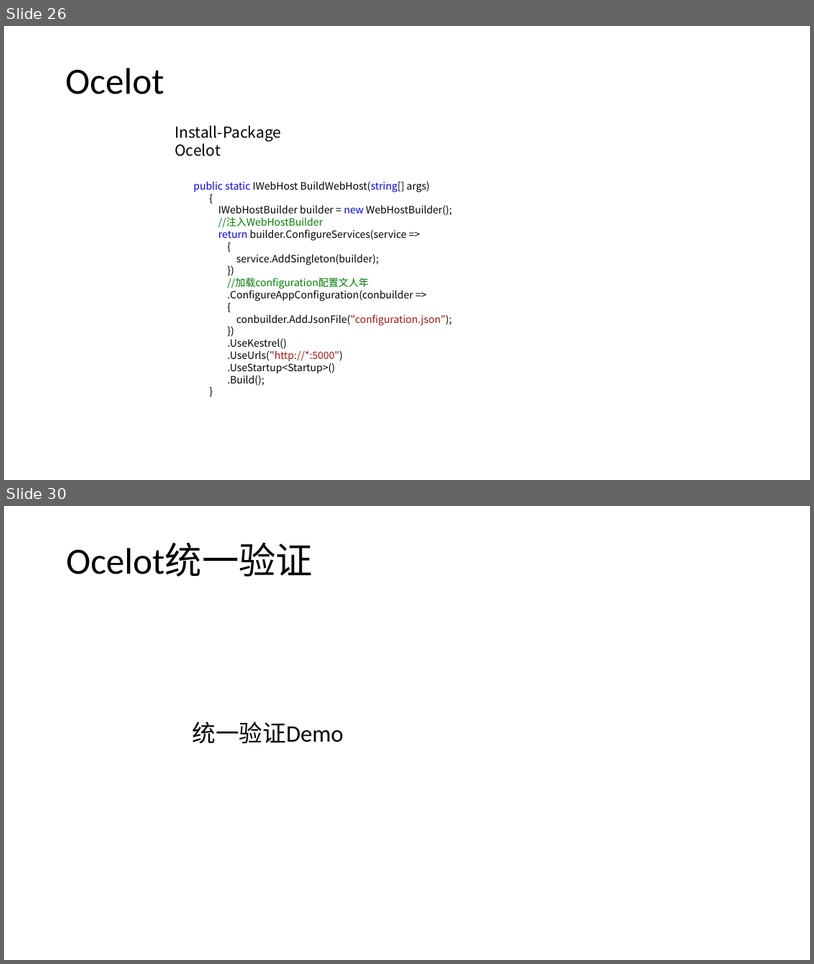
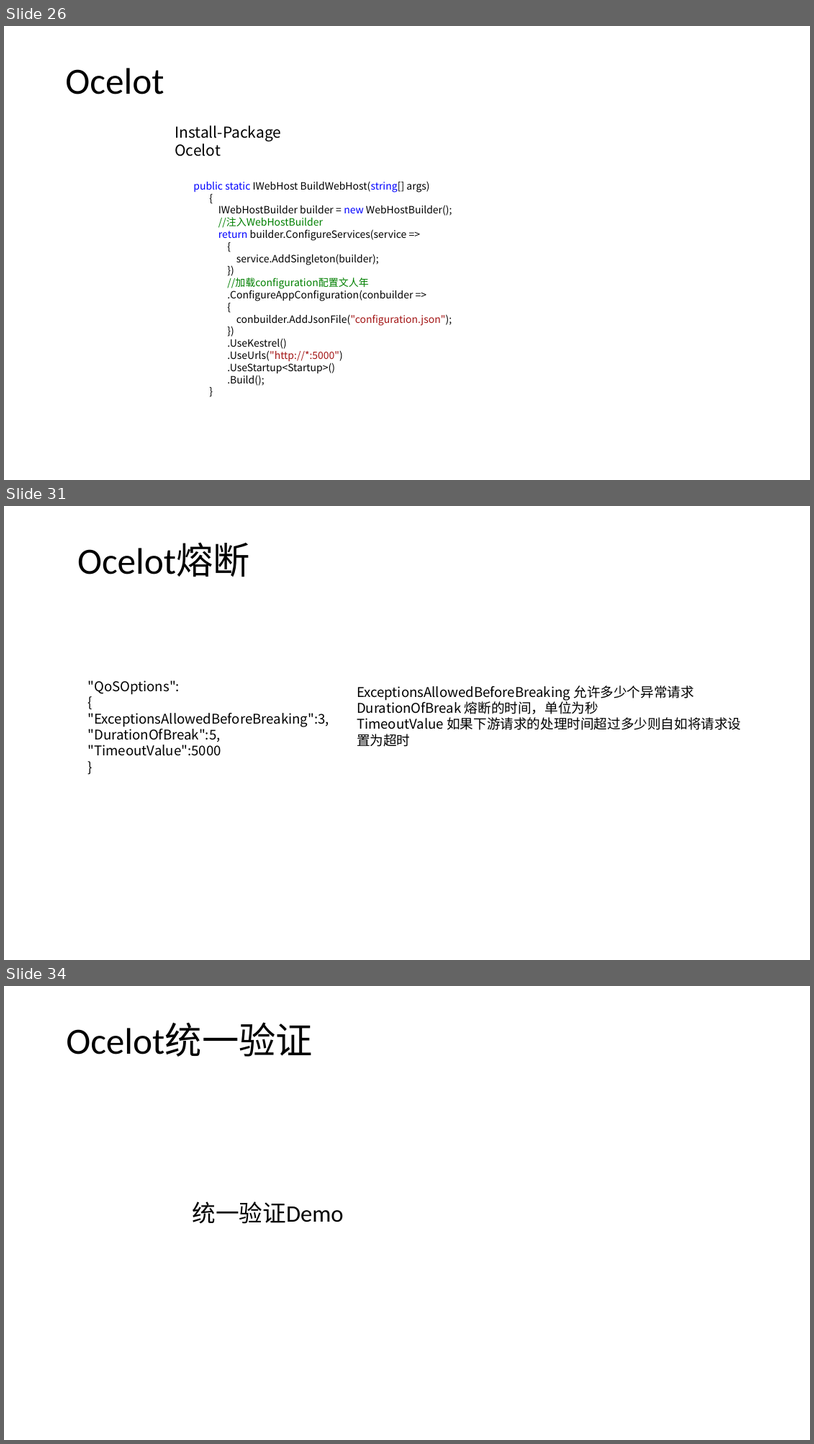
Before and after one commit to axzxs2001/HisMicroserviceSample, a slide deck: HisMicroserviceSample/Doc/基于.net core微服务.pptx. Shown one above the other, each under a label of ours: slides 26 and 30 before the commit, slides 26, 31 and 34 after it; the slides between them are not shown. The pictures are 814x964 and 814x1444 pixels, drawn with LibreOffice and Linux fonts; fonts in the diff are those of the drawing; background and template pictures are left out. Boxes give left, top, right and bottom in pixels: in the first picture for what was removed or moved away, otherwise in the second. Text is boxed around its words. In the diff, an @@ line names an element or a change of style, - is before the commit and + after.

```diff
--- a/HisMicroserviceSample/Doc/基于.net core微服务.pptx
+++ b/HisMicroserviceSample/Doc/基于.net core微服务.pptx
@@ slide 31 added at bbox=[4, 506, 810, 960], background picture (left out) @@
@@ title added at bbox=[77, 543, 250, 577], 44 pt, text #000000 @@
+Ocelot熔断
@@ text added at bbox=[88, 680, 329, 756], 16 pt, text #000000 @@
+"QoSOptions":
+{
+"ExceptionsAllowedBeforeBreaking":3,
+"DurationOfBreak":5,
+"TimeoutValue":5000
+}
@@ text added at bbox=[357, 685, 741, 746], 16 pt, text #000000 @@
+ExceptionsAllowedBeforeBreaking 允许多少个异常请求
+DurationOfBreak 熔断的时间，单位为秒
+TimeoutValue 如果下游请求的处理时间超过多少则自如将请求设置为超时
@@ what was slide 30 is now slide 34 @@
```
Also in this commit, not shown: 3 slides changed, 3 other slides added, 1 slide removed, 4 other files.
